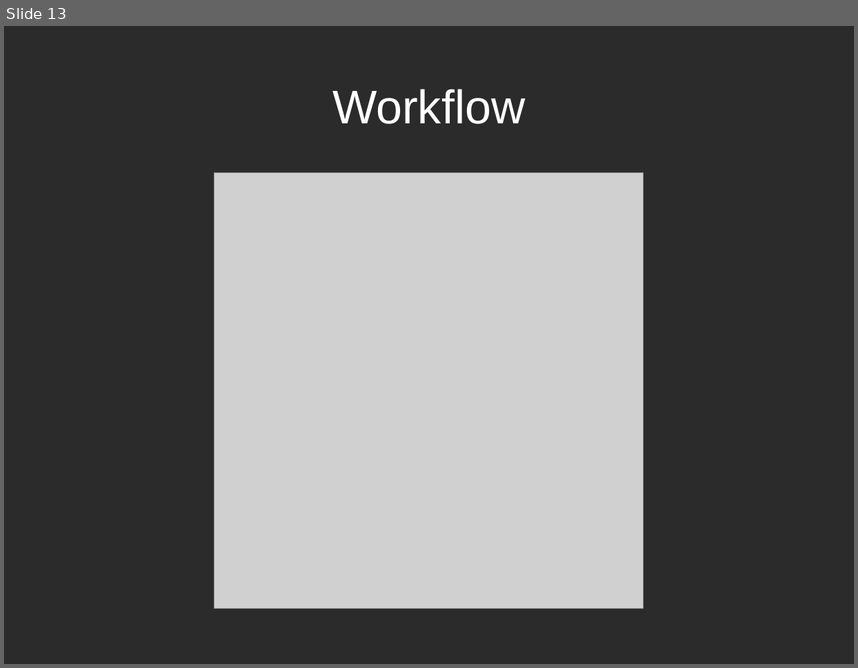
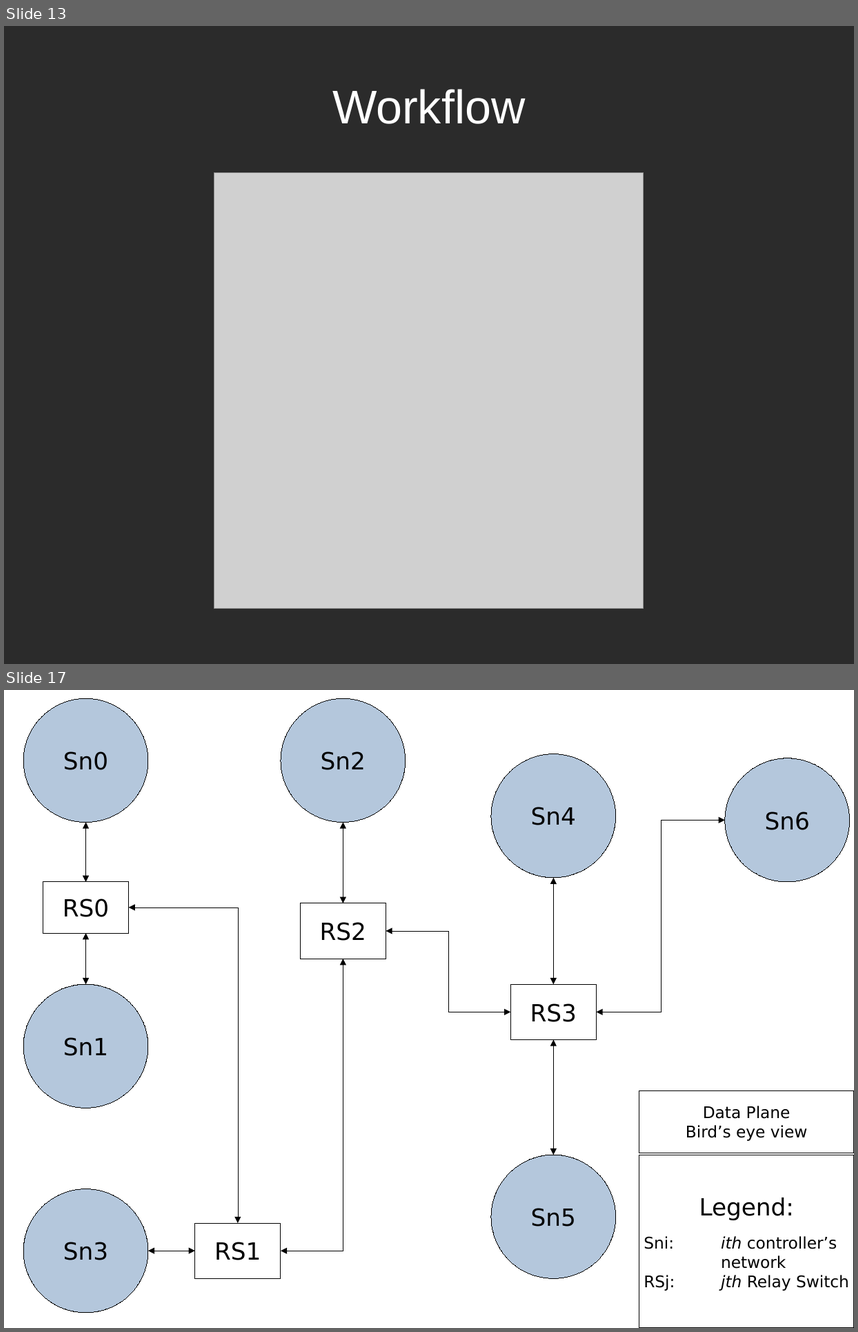
Before and after one commit to r0ck3r008/sdn-proj, a slide deck: reviews/SDN presentation.odp. Shown one above the other, each under a label of ours: slide 13 before the commit, slides 13 and 17 after it; the slides between them are not shown. The pictures are 858x668 and 858x1332 pixels, drawn with LibreOffice and Linux fonts; fonts in the diff are those of the drawing; grey boxes stand for pictures; background and template pictures are left out; a plain dark background stands for a picture behind light text. Boxes give left, top, right and bottom in pixels: in the first picture for what was removed or moved away, otherwise in the second. Text is boxed around its words. In the diff, an @@ line names an element or a change of style, - is before the commit and + after.

```diff
--- a/reviews/SDN presentation.odp
+++ b/reviews/SDN presentation.odp
@@ slide 17 added at <box>4,690,854,1328</box>, background #FFFFFF @@
@@ ellipse added at <box>23,698,148,822</box>, fill #B4C7DC, outline #000000 0 pt, 22.1 pt, text #000000 @@
+Sn0
@@ ellipse added at <box>281,698,406,822</box>, fill #B4C7DC, outline #000000 0 pt, 22.1 pt, text #000000 @@
+Sn2
@@ ellipse added at <box>492,754,617,878</box>, fill #B4C7DC, outline #000000 0 pt, 22.1 pt, text #000000 @@
+Sn4
@@ ellipse added at <box>725,758,850,881</box>, fill #B4C7DC, outline #000000 0 pt, 22.1 pt, text #000000 @@
+Sn6
@@ elbow double arrow added from (86, 882) to (86, 822), #000000 0 pt @@
@@ elbow double arrow added from (343, 903) to (343, 822), #000000 0 pt @@
@@ elbow double arrow added from (597, 1012) to (725, 820), #000000 0 pt @@
@@ rectangle added at <box>43,882,129,933</box>, fill #FFFFFF, outline #000000 0 pt, 22.1 pt, text #000000 @@
+RS0
@@ elbow double arrow added from (554, 984) to (554, 878), #000000 0 pt @@
@@ elbow double arrow added from (129, 907) to (238, 1223), #000000 0 pt @@
@@ rectangle added at <box>300,903,386,958</box>, fill #FFFFFF, outline #000000 0 pt, 22.1 pt, text #000000 @@
+RS2
@@ elbow double arrow added from (86, 984) to (86, 933), #000000 0 pt @@
@@ elbow double arrow added from (386, 931) to (511, 1012), #000000 0 pt @@
@@ elbow double arrow added from (343, 958) to (281, 1251), #000000 0 pt @@
@@ ellipse added at <box>23,984,148,1107</box>, fill #B4C7DC, outline #000000 0 pt, 22.1 pt, text #000000 @@
+Sn1
@@ rectangle added at <box>511,984,597,1039</box>, fill #FFFFFF, outline #000000 0 pt, 22.1 pt, text #000000 @@
+RS3
@@ elbow double arrow added from (554, 1154) to (554, 1039), #000000 0 pt @@
@@ rectangle added at <box>639,1090,854,1153</box>, fill #FFFFFF, outline #000000 0 pt, 15 pt, text #000000 @@
+Data Plane
+Bird’s eye view
@@ ellipse added at <box>492,1154,617,1278</box>, fill #B4C7DC, outline #000000 0 pt, 22.1 pt, text #000000 @@
+Sn5
@@ rectangle added at <box>639,1154,854,1327</box>, fill #FFFFFF, outline #000000 0 pt, 15 pt, text #000000 @@
+Legend:
+Sni: ith controller’s
+network
+RSj: jth Relay Switch
@@ ellipse added at <box>23,1189,148,1312</box>, fill #B4C7DC, outline #000000 0 pt, 22.1 pt, text #000000 @@
+Sn3
@@ rectangle added at <box>195,1223,281,1279</box>, fill #FFFFFF, outline #000000 0 pt, 22.1 pt, text #000000 @@
+RS1
@@ elbow double arrow added from (148, 1251) to (195, 1251), #000000 0 pt @@
```
Also in this commit, not shown: 4 slides changed, 9 other slides added, 1 other file.
